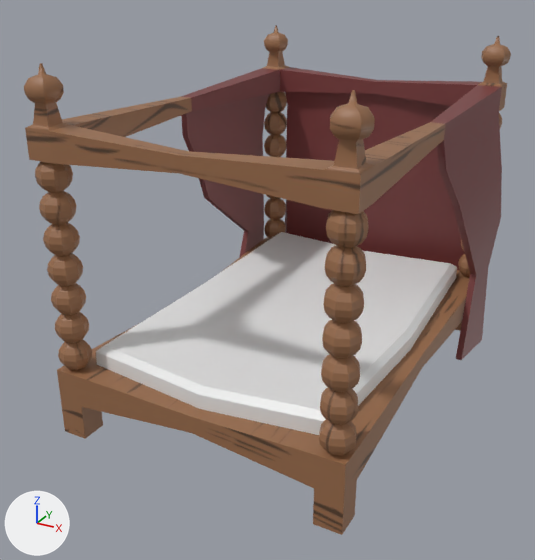
What one commit did to the FBX model IMD4006TermProject/Assets/Visual Assets/Models/bed.fbx.
One viewpoint serves both versions: a 50 mm camera at (6.13, -12.45, 8.22) aimed at (-0.36, -0.65, 2.32). Arrows for +X, +Y and +Z are at lower left; the lights stay in place. Where no turn or scale is listed for an object, it has been applied to the vertices.

Names of what the first picture shows: 'geo_bed'.
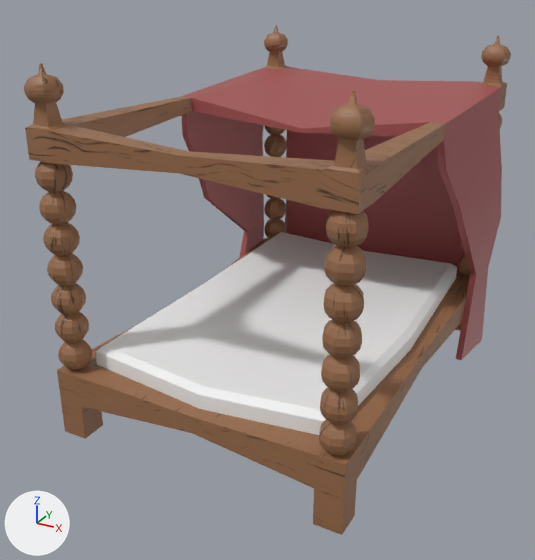
Where the change shows, as pixel boxes (x1, y1, x2, y2) in the pictures (535 x 560 px; the box of a moved part takes in the faces that stretch with it):
'geo_bed', recoloured, reshaped
    both: (24, 25, 511, 535)
part 1 of me_mesh, moved or reshaped
    before: (191, 70, 477, 111)
    after: (191, 70, 477, 136)
part 2 of me_mesh, surface changed
    both: (25, 43, 504, 534)
part 3 of me_mesh, recoloured
    both: (96, 232, 457, 435)

The change, as a diff of the scene's bpy script:
```diff
--- a/IMD4006TermProject/Assets/Visual Assets/Models/bed.fbx.py
+++ b/IMD4006TermProject/Assets/Visual Assets/Models/bed.fbx.py
@@ mat_curtainred_txt @@
 mat_curtainred_txt = principled_material('curtainRed_txt')
-mat_curtainred_txt.base_color = (0.187, 0.0419, 0.0419)  # brown #783a3a
+mat_curtainred_txt.base_color = (0.376, 0.0842, 0.0842)  # brown #a55252
@@ mat_white @@
+mat_white = principled_material('White')
+mat_white.base_color = (0.893, 0.893, 0.893)  # white #f3f3f3
@@ me_mesh @@
 # used by ob_geo_bed; location = (0.0, 0.0, 0.0)
-me_mesh.from_pydata(...)  # 1980 vertices, 1987 faces; spans x -3.18..3.18, y -4.11..4.25, z 0.0..6.69
+me_mesh.from_pydata(...)  # 1982 vertices, 1989 faces; spans x -3.18..3.18, y -4.11..4.25, z 0.0..6.69
+# me_mesh part 1
+# 4 faces are deleted
+# 2 vertices are added at (-0.01, 0.0, 5.16), (0.0, 0.0, 5.24)
+# 6 new faces join them, mat_curtainred_txt (brown #a55252)
+# me_mesh part 2: 1983 kept faces spanning x -3.18..3.18, y -4.11..4.25, z 0.0..6.69 get new texture (UV) coordinates
+# me_mesh part 3: 20 faces spanning x -2.45..2.45, y -3.68..3.68, z 1.18..1.7 switch from mat_standardsurface1 (white #e7e7e7) to mat_white (white #f3f3f3)
 me_mesh.materials.append(mat_wood_txt)
```
